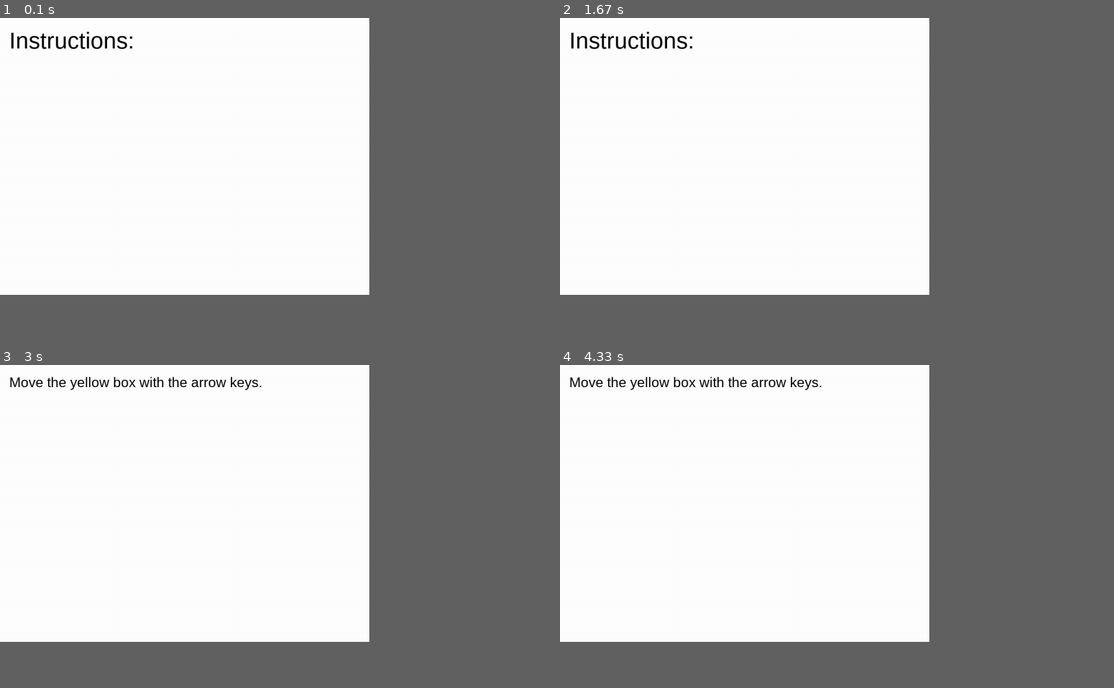
Above: before the commit, frames 1-4 (two rows, left to right).
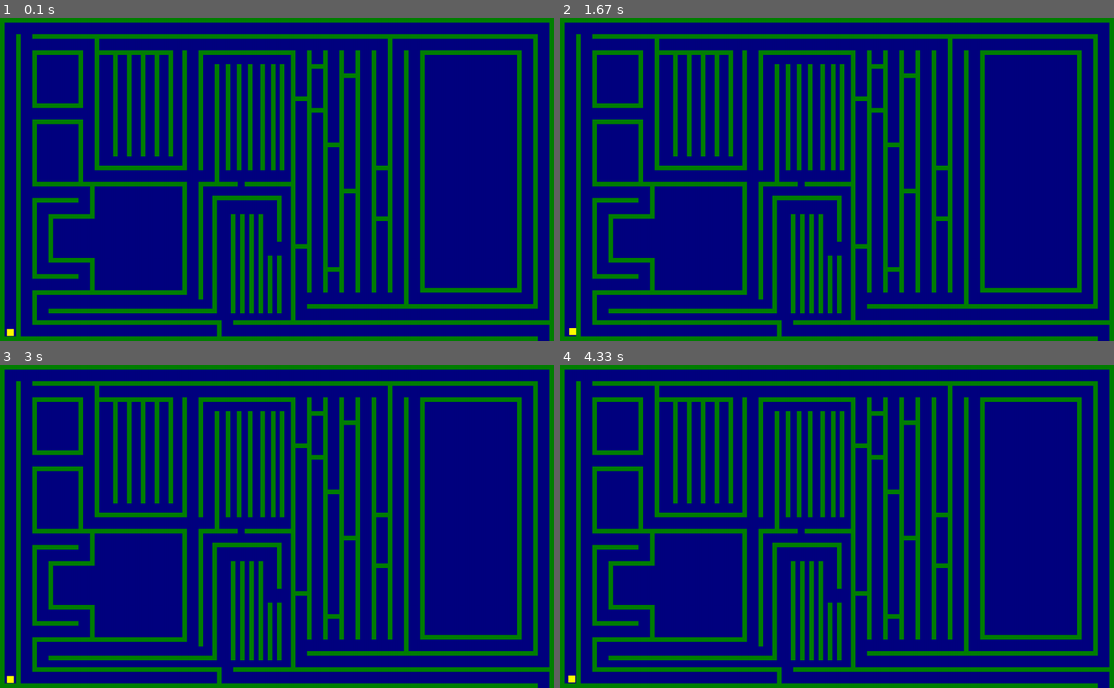
Above: after the commit, the same moments.

Repository: UCHMS19-20/final-project-maze-game
Game: pygame game, started from real-project.py
Two runs of this game, one before a commit and one after it. Both use one fixed random seed, a clock stepped at 60 frames per second and the inputs below.
Inputs:
- Up to frame 1 (0.1 s): no input
- Up to frame 2 (1.67 s): hold Right 0.33-0.8 s; hold Up 0.83-1.13 s; hold Right 1.17-1.63 s
- Up to frame 3 (3 s): hold Left 1.67-2.2 s; hold Down 2.23-2.53 s; hold Left 2.57-2.97 s
- Up to frame 4 (4.33 s): hold Up 3-3.37 s; hold Right 3.4-4.03 s; hold Down from 4.07 s (still down)
In our replay, the window is 600x450 before the commit and 900x525 after it. These sizes can differ from the game's own. Grey fills any space a smaller window leaves; there, only what the larger window draws over its background counts as a difference.

The runs differ from the first frame. In frame 1, 69% of the frame differs, in the area x 0-100%, y 0-100%; in frame 2, 69%; in frame 3, 69%; in frame 4, 69%.

Commit message:
does this work

Diff:
--- a/real-project.py
+++ b/real-project.py
@@ -1,3 +1,160 @@
+# plan:
+# - make a maze where the user's mouse is tracked
+# - use pixels to draw the maze with multiple traps, but not too
+#   difficult resulting in the user failing from trying to take normal path
+# - make the user lose and restart if a wall (filled pixel) is touched
+# - make multiple levels of the maze, and allow each to have
+#   a level of difficulty from easy to hard
+# - make a win/lose message
+# - possibly add a timed gamemode
+# - more to come from plan
+
+# background and outline with paint
+
+
+# make initial pygame window with instructions and clickable button
+# make the difficulty levels affect speed of sprite and replace with variables
+# turn rectangles into branch
+# make each instructional window a branch and interactive
+
+# --------------------------------------------------------------------------------------------
+
+import sys
+import pygame
+
+# Initialize pygame so it runs in the background and manages things
+pygame.init()
+
+# Create a display. Size must be a tuple, which is why it's in parentheses
+screen = pygame.display.set_mode( (1200, 700) )
+
+# colors
+black = pygame.Color(0,0,0)
+white = pygame.Color(255,255,255)
+red = pygame.Color(255,0,0)
+lime = pygame.Color(0,255,0)
+blue = pygame.Color(0,0,255)
+yellow = pygame.Color(255,255,0)
+green = pygame.Color(0,128,0)
+navy = pygame.Color(0,0,128)
+
+# groundBlocks = [pygame.draw.rect(screen, green, (0, 10, 10, 690))]
+
+# original player position
+x = 15
+y = 674
+# Main loop. Your game would go inside this loop
+while True:
+    # do something for each event in the event queue (list of things that happen)
+    for event in pygame.event.get():
+        # Check to see if the current event is a QUIT event
+        if event.type == pygame.QUIT:
+            # If so, exit the program
+            sys.exit()
+    pressed = pygame.key.get_pressed()
+    if pressed[pygame.K_UP] and y > 0:
+        y -= .1
+    if pressed[pygame.K_DOWN] and y < 685:
+        y += .1
+    if pressed[pygame.K_LEFT] and x > 0:
+        x -= .1
+    if pressed[pygame.K_RIGHT] and x < 1185:
+        x += .1
+        #makes the display screen white
+    screen.fill(navy)
+    # for block in groundBlocks:
+    #     if(pygame.sprite.collide_rect(player, block)):
+    #         sys.exit()
+        #draws the rectangle which the player can move
+    pygame.draw.rect(screen, green, (0, 10, 10, 690))
+    pygame.draw.rect(screen, green, (0, 690, 1165, 10))
+    pygame.draw.rect(screen, green, (1190, 0, 10, 700))
+    pygame.draw.rect(screen, green, (0, 0, 1200, 10))
+    pygame.draw.rect(screen, green, (35, 35, 10, 665))
+    pygame.draw.rect(screen, green, (70, 35, 1095, 10))
+    pygame.draw.rect(screen, green, (1155, 35, 10, 595))
+    pygame.draw.rect(screen, green, (665, 620, 500, 10))
+    pygame.draw.rect(screen, green, (630, 70, 10, 595))
+    pygame.draw.rect(screen, green, (630, 170, 35, 10))
+    pygame.draw.rect(screen, green, (630, 490, 35, 10))
+    pygame.draw.rect(screen, green, (665, 70, 10, 525))
+    pygame.draw.rect(screen, green, (665, 100, 35, 10))
+    pygame.draw.rect(screen, green, (665, 195, 35, 10))
+    pygame.draw.rect(screen, green, (700, 70, 10, 525))
+    pygame.draw.rect(screen, green, (700, 270, 35, 10))
+    pygame.draw.rect(screen, green, (700, 540, 35, 10))
+    pygame.draw.rect(screen, green, (735, 70, 10, 525))
+    pygame.draw.rect(screen, green, (735, 370, 35, 10))
+    pygame.draw.rect(screen, green, (735, 120, 35, 10))
+    pygame.draw.rect(screen, green, (770, 70, 10, 525))
+    pygame.draw.rect(screen, green, (805, 430, 35, 10))
+    pygame.draw.rect(screen, green, (805, 320, 35, 10))
+    pygame.draw.rect(screen, green, (805, 70, 10, 525))
+    pygame.draw.rect(screen, green, (840, 35, 10, 560))
+    pygame.draw.rect(screen, green, (875, 70, 10, 560))
+    pygame.draw.rect(screen, green, (910, 70, 10, 525))
+    pygame.draw.rect(screen, green, (910, 70, 220, 10))
+    pygame.draw.rect(screen, green, (1120, 70, 10, 525))
+    pygame.draw.rect(screen, green, (910, 585, 220, 10))
+    pygame.draw.rect(screen, green, (430, 70, 210, 10))
+    pygame.draw.rect(screen, green, (210, 70, 165, 10))
+    pygame.draw.rect(screen, green, (70, 70, 100, 10))
+    pygame.draw.rect(screen, green, (170, 70, 10, 125))
+    pygame.draw.rect(screen, green, (70, 185, 100, 10))
+    pygame.draw.rect(screen, green, (170, 220, 10, 145))
+    pygame.draw.rect(screen, green, (205, 35, 10, 295))
+    pygame.draw.rect(screen, green, (170, 35, 35, 10))
+    pygame.draw.rect(screen, green, (205, 320, 190, 10))
+    pygame.draw.rect(screen, green, (395, 70, 10, 260))
+    pygame.draw.rect(screen, green, (365, 70, 10, 230))
+    pygame.draw.rect(screen, green, (335, 70, 10, 230))
+    pygame.draw.rect(screen, green, (305, 70, 10, 230))
+    pygame.draw.rect(screen, green, (275, 70, 10, 230))
+    pygame.draw.rect(screen, green, (245, 70, 10, 230))
+    pygame.draw.rect(screen, green, (170, 355, 225, 10))
+    pygame.draw.rect(screen, green, (430, 70, 10, 260))
+    pygame.draw.rect(screen, green, (395, 355, 10, 245))
+    pygame.draw.rect(screen, green, (205, 590, 190, 10))
+    pygame.draw.rect(screen, green, (105, 630, 365, 10))
+    pygame.draw.rect(screen, green, (70, 220, 100, 10))
+    pygame.draw.rect(screen, green, (70, 355, 100, 10))
+    pygame.draw.rect(screen, green, (70, 390, 100, 10))
+    pygame.draw.rect(screen, green, (70, 555, 100, 10))
+    pygame.draw.rect(screen, green, (70, 590, 135, 10))
+    pygame.draw.rect(screen, green, (195, 530, 10, 70))
+    pygame.draw.rect(screen, green, (105, 520, 100, 10))
+    pygame.draw.rect(screen, green, (105, 425, 10, 95))
+    pygame.draw.rect(screen, green, (105, 425, 100, 10))
+    pygame.draw.rect(screen, green, (195, 365, 10, 70))
+    pygame.draw.rect(screen, green, (170, 355, 35, 10))
+    pygame.draw.rect(screen, green, (70, 70, 10, 115))
+    pygame.draw.rect(screen, green, (70, 220, 10, 135))
+    pygame.draw.rect(screen, green, (70, 390, 10, 165))
+    pygame.draw.rect(screen, green, (70, 590, 10, 75))
+    pygame.draw.rect(screen, green, (70, 655, 400, 10))
+    pygame.draw.rect(screen, green, (505, 655, 685, 10))
+    pygame.draw.rect(screen, green, (470, 655, 10, 35))
+    pygame.draw.rect(screen, green, (430, 355, 10, 255))
+    pygame.draw.rect(screen, green, (430, 355, 85, 10))
+    pygame.draw.rect(screen, green, (530, 355, 100, 10))
+    pygame.draw.rect(screen, green, (465, 100, 10, 260))
+    pygame.draw.rect(screen, green, (489, 100, 10, 230))
+    pygame.draw.rect(screen, green, (513, 100, 10, 230))
+    pygame.draw.rect(screen, green, (537, 100, 10, 230))
+    pygame.draw.rect(screen, green, (564, 100, 10, 230))
+    pygame.draw.rect(screen, green, (587, 100, 10, 230))
+    pygame.draw.rect(screen, green, (606, 100, 10, 230))
+    pygame.draw.rect(screen, green, (460, 385, 10, 255))
+    pygame.draw.rect(screen, green, (460, 385, 140, 10))
+    pygame.draw.rect(screen, green, (600, 385, 10, 100))
+    pygame.draw.rect(screen, green, (600, 515, 10, 125))
+    pygame.draw.rect(screen, green, (580, 515, 10, 125))
+    pygame.draw.rect(screen, green, (560, 425, 10, 215))
+    pygame.draw.rect(screen, green, (540, 425, 10, 215))
+    pygame.draw.rect(screen, green, (520, 425, 10, 215))
+    pygame.draw.rect(screen, green, (500, 425, 10, 215))
+    pygame.draw.rect(screen, yellow, pygame.Rect(x, y, 15, 15))
+    pygame.display.update()
 # plan:
 # - make a maze where the user's mouse is tracked
 # - use pixels to draw the maze with multiple traps, but not too
